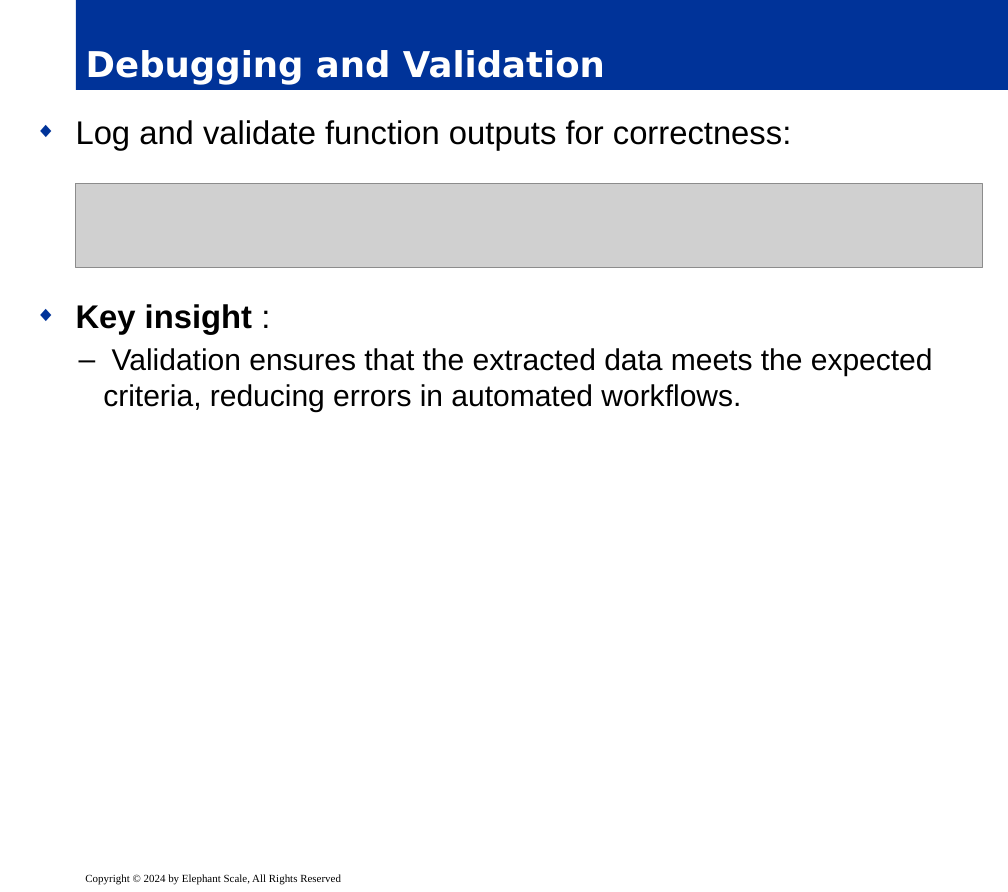
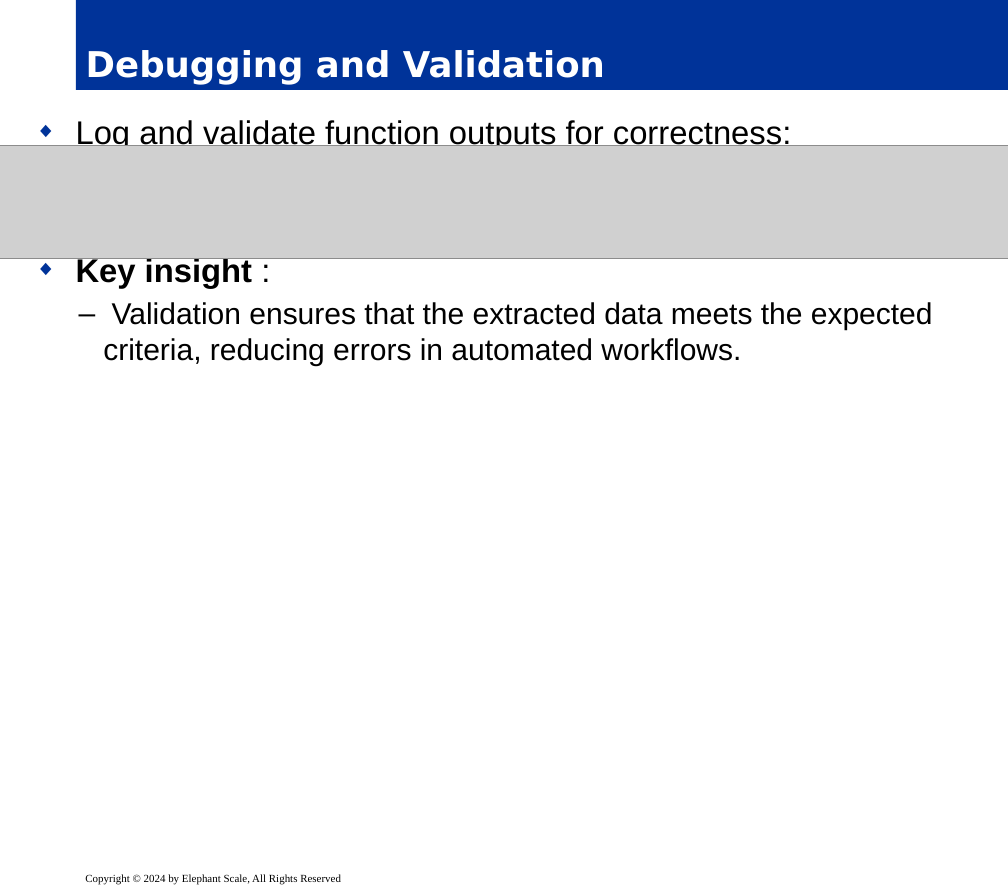
Before and after one commit to elephantscale/es-training-new, a slide deck: slide 32 of building-ai-applications/ready/04__FunctionsToolAgentsLangchain.pptx. Drawn at 1008x892 pixels with LibreOffice and Linux fonts; fonts in the diff are those of the drawing; grey boxes stand for pictures; background and template pictures are left out. Boxes give left, top, right and bottom in pixels: in the first picture for what was removed or moved away, otherwise in the second. Text is boxed around its words. In the diff, an @@ line names an element or a change of style, - is before the commit and + after.

```diff
--- a/building-ai-applications/ready/04__FunctionsToolAgentsLangchain.pptx
+++ b/building-ai-applications/ready/04__FunctionsToolAgentsLangchain.pptx
@@ text "Log and validate function outputs ..." rewrapped from bbox=[76, 120, 933, 413] to bbox=[76, 120, 933, 367] @@
@@ picture: place and size @@
-picture at bbox=[76, 184, 982, 267]
+picture at bbox=[0, 146, 1008, 259]
```
Also in this commit, not shown: 27 other slides changed, 5 other files.
